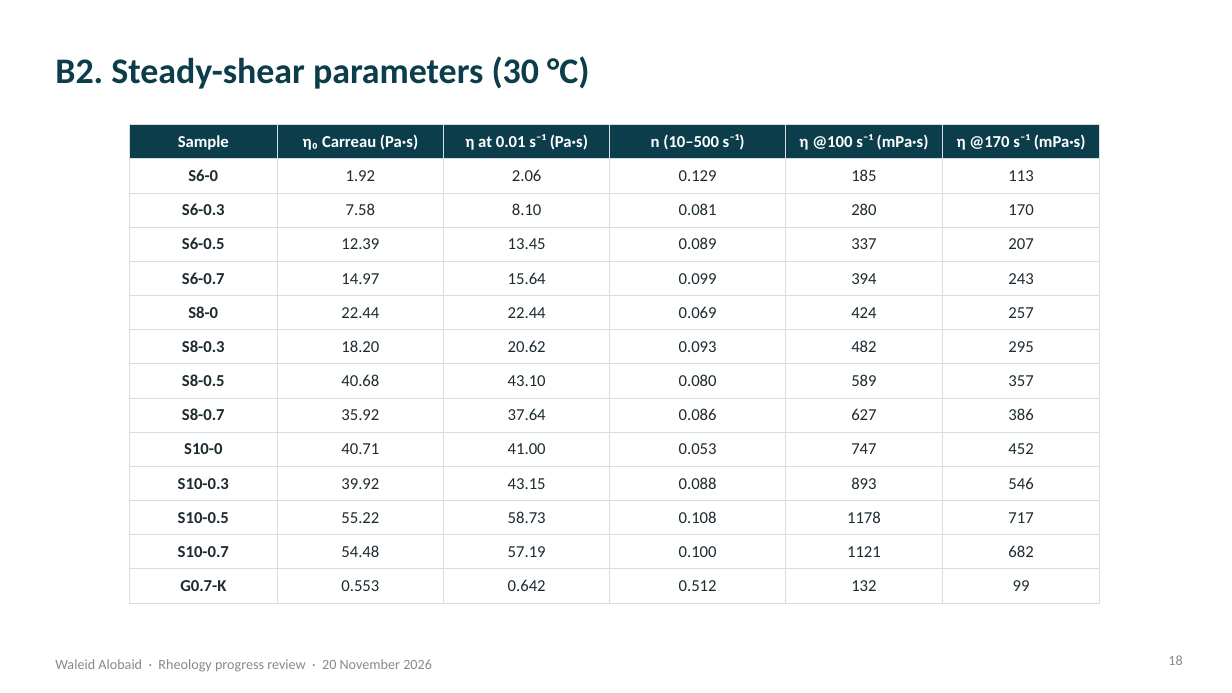
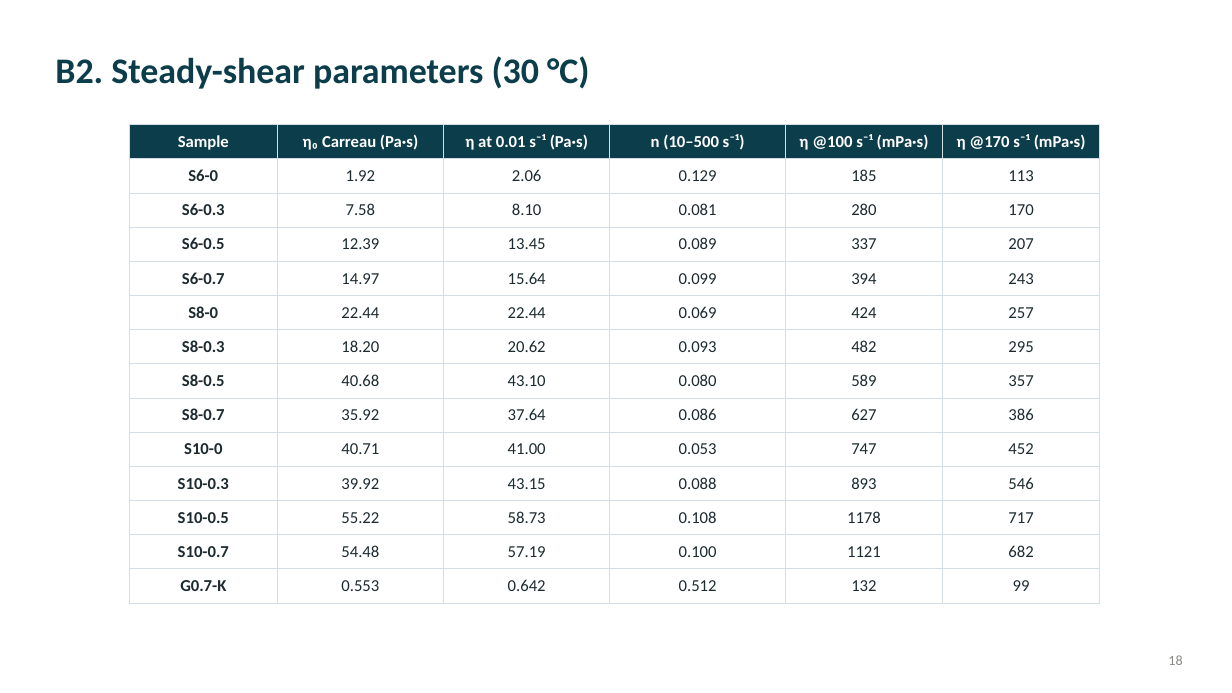
Before and after one commit to 25im0024-lab/waled, a slide deck: slide 18 of reports/rheology-2026-11/presentation/Rheology_Progress_Presentation_2026-11-20.pptx. Drawn at 1232x693 pixels with LibreOffice and Linux fonts; fonts in the diff are those of the drawing. Boxes give left, top, right and bottom in pixels: in the first picture for what was removed or moved away, otherwise in the second. Text is boxed around its words. In the diff, an @@ line names an element or a change of style, - is before the commit and + after.

```diff
--- a/reports/rheology-2026-11/presentation/Rheology_Progress_Presentation_2026-11-20.pptx
+++ b/reports/rheology-2026-11/presentation/Rheology_Progress_Presentation_2026-11-20.pptx
@@ text removed at (55, 659, 432, 672) @@
-Waleid Alobaid · Rheology progress review · 20 November 2026
```
Also in this commit, not shown: 19 other slides changed, 1 other file.
